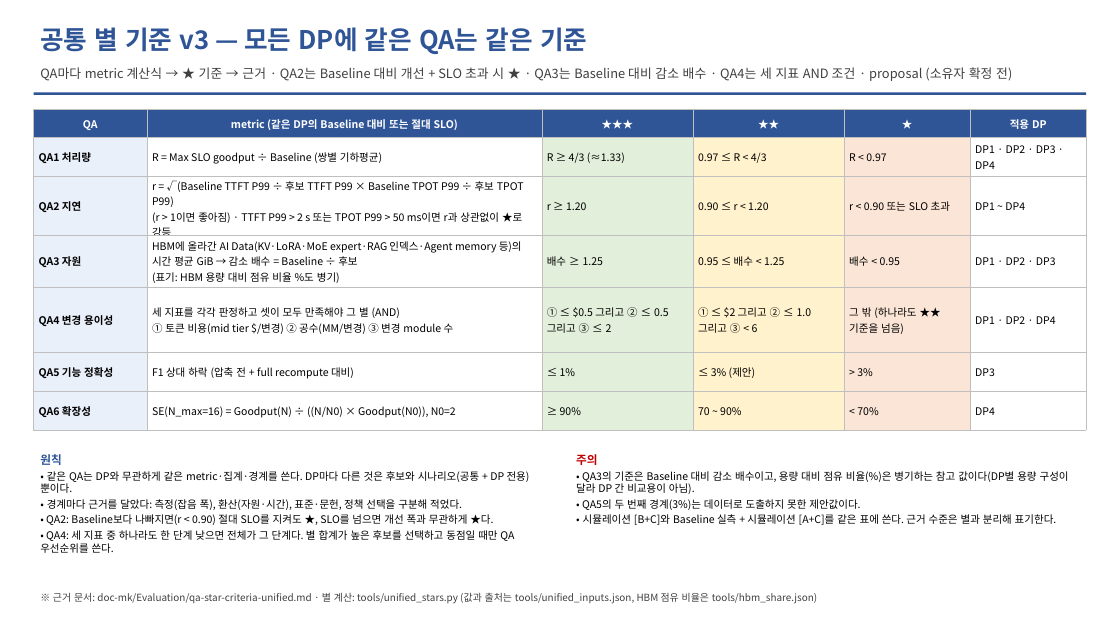
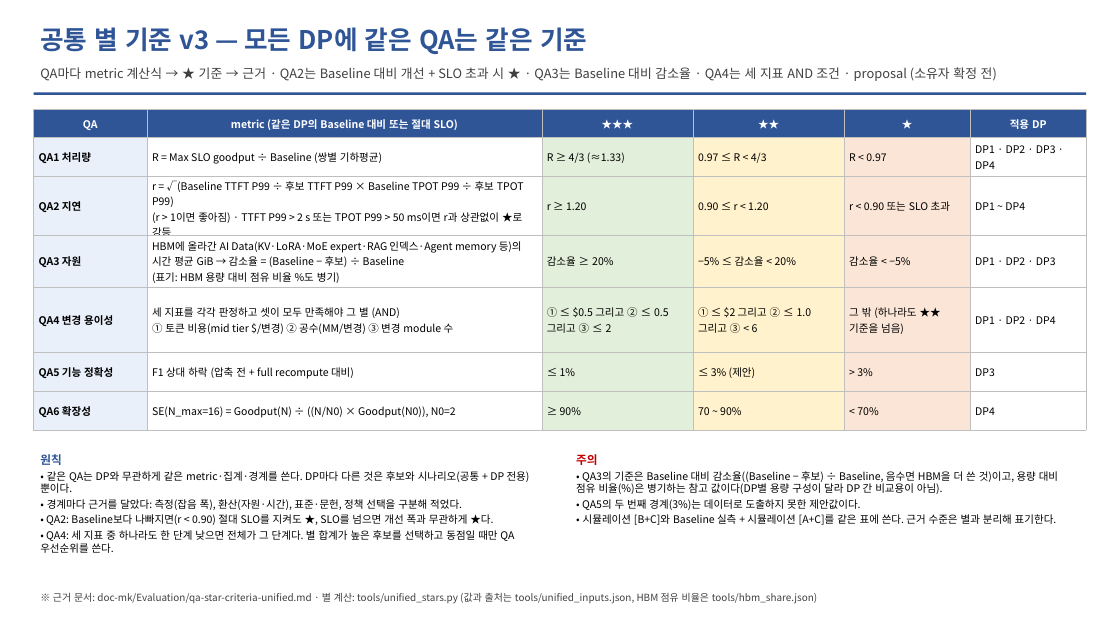
Before and after one commit to mkim0628/vllm, a slide deck: slide 12 of doc-mk/DP-overview-qa-unified.pptx. Drawn at 1120x630 pixels with LibreOffice and Linux fonts; fonts in the diff are those of the drawing. Boxes give left, top, right and bottom in pixels: in the first picture for what was removed or moved away, otherwise in the second. Text is boxed around its words. In the diff, an @@ line names an element or a change of style, - is before the commit and + after.

```diff
--- a/doc-mk/DP-overview-qa-unified.pptx
+++ b/doc-mk/DP-overview-qa-unified.pptx
@@ text at box(40, 67, 997, 81): text changed @@
-QA마다 metric 계산식 → ★ 기준 → 근거 · QA2는 Baseline 대비 개선 + SLO 초과 시 ★ · QA3는 Baseline 대비 감소 배수 · QA4는 세 지표 AND 조건 · proposal (소유자 확정 전)
+QA마다 metric 계산식 → ★ 기준 → 근거 · QA2는 Baseline 대비 개선 + SLO 초과 시 ★ · QA3는 Baseline 대비 감소율 · QA4는 세 지표 AND 조건 · proposal (소유자 확정 전)
@@ table at box(34, 109, 1086, 430) @@
-row 4: QA3 자원 | HBM에 올라간 AI Data(KV·LoRA·MoE expert·RAG 인덱스·Agent memory 등)의 시간 평균 GiB → 감소 배수 = Baseline ÷ 후보 / (표기: HBM 용량 대비 점유 비율 %도 병기) | 배수 ≥ 1.25 | 0.95 ≤ 배수 < 1.25 | 배수 < 0.95 | DP1 · DP2 · DP3
+row 4: QA3 자원 | HBM에 올라간 AI Data(KV·LoRA·MoE expert·RAG 인덱스·Agent memory 등)의 시간 평균 GiB → 감소율 = (Baseline − 후보) ÷ Baseline / (표기: HBM 용량 대비 점유 비율 %도 병기) | 감소율 ≥ 20% | −5% ≤ 감소율 < 20% | 감소율 < −5% | DP1 · DP2 · DP3
@@ text at box(576, 471, 1058, 494): text changed @@
-• QA3의 기준은 Baseline 대비 감소 배수이고, 용량 대비 점유 비율(%)은 병기하는 참고 값이다(DP별 용량 구성이 달라 DP 간 비교용이 아님).
+• QA3의 기준은 Baseline 대비 감소율((Baseline − 후보) ÷ Baseline, 음수면 HBM을 더 쓴 것)이고, 용량 대비 점유 비율(%)은 병기하는 참고 값이다(DP별 용량 구성이 달라 DP 간 비교용이 아님).
```
Also in this commit, not shown: 11 other slides changed, 6 other files.
